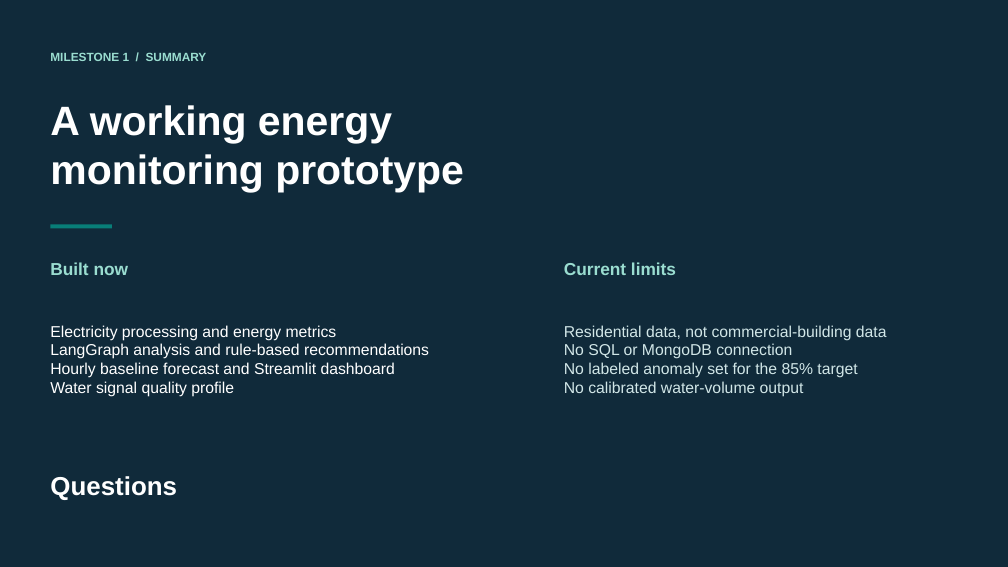
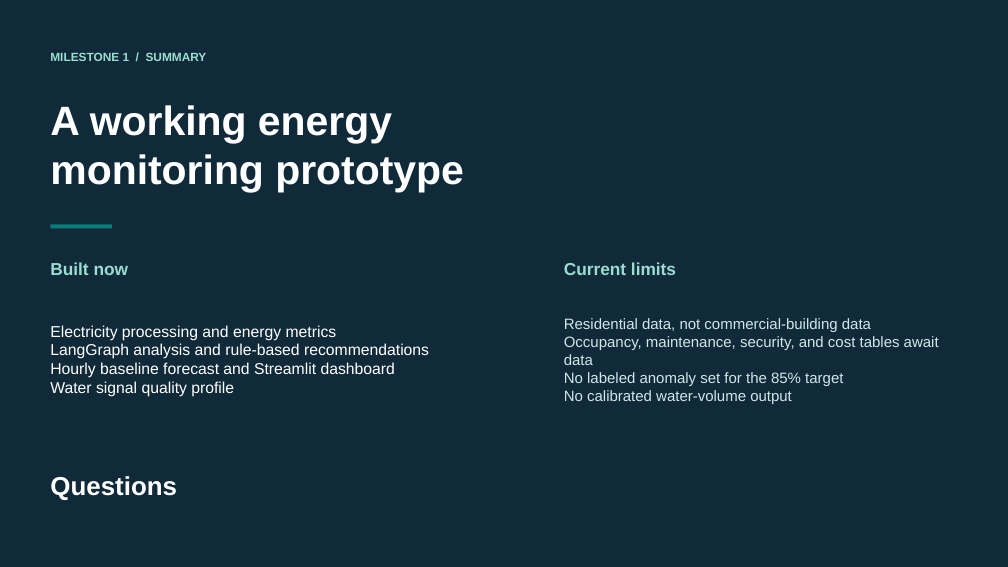
Before and after one commit to madhurantakamkavya12/SmartFacilityOps, a slide deck: slide 9 of deliverables/FacilityOps_Milestone1_Presentation.pptx. Drawn at 1008x567 pixels with LibreOffice and Linux fonts; fonts in the diff are those of the drawing. Boxes give left, top, right and bottom in pixels: in the first picture for what was removed or moved away, otherwise in the second. Text is boxed around its words. In the diff, an @@ line names an element or a change of style, - is before the commit and + after.

```diff
--- a/deliverables/FacilityOps_Milestone1_Presentation.pptx
+++ b/deliverables/FacilityOps_Milestone1_Presentation.pptx
@@ text at <box>564,318,871,404</box>: size 15 to 14.2 pt in "Residential data, not commercial-building data", "No labeled anomaly set for the 85% ...", "No calibrated water-volume output" @@
@@ text at <box>564,336,939,365</box>: text changed; size 15 to 14.2 pt @@
-No SQL or MongoDB connection
+Occupancy, maintenance, security, and cost tables await data
```
Also in this commit, not shown: 2 other slides changed, 1 slide added, 1 slide removed, 8 other files.
